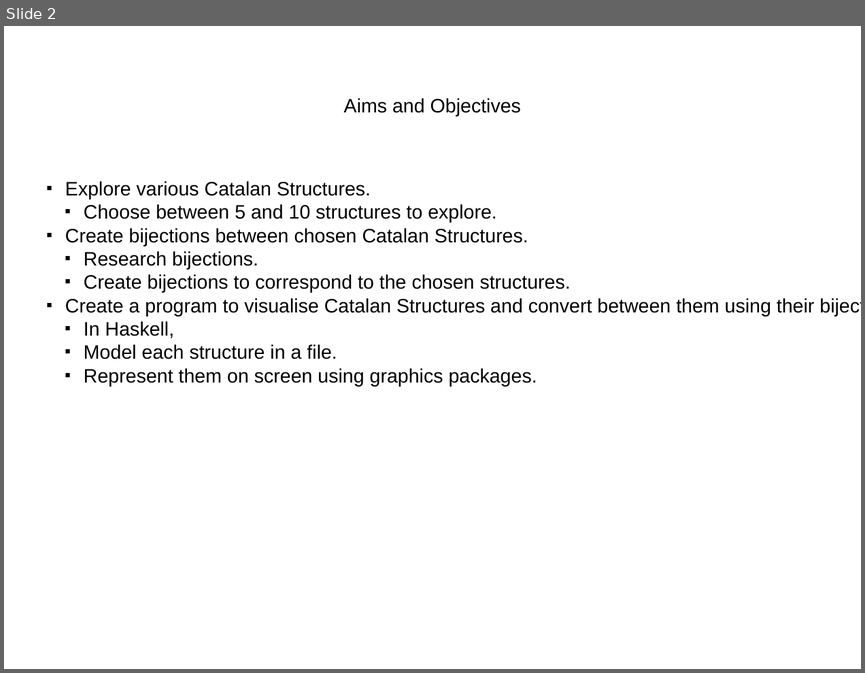
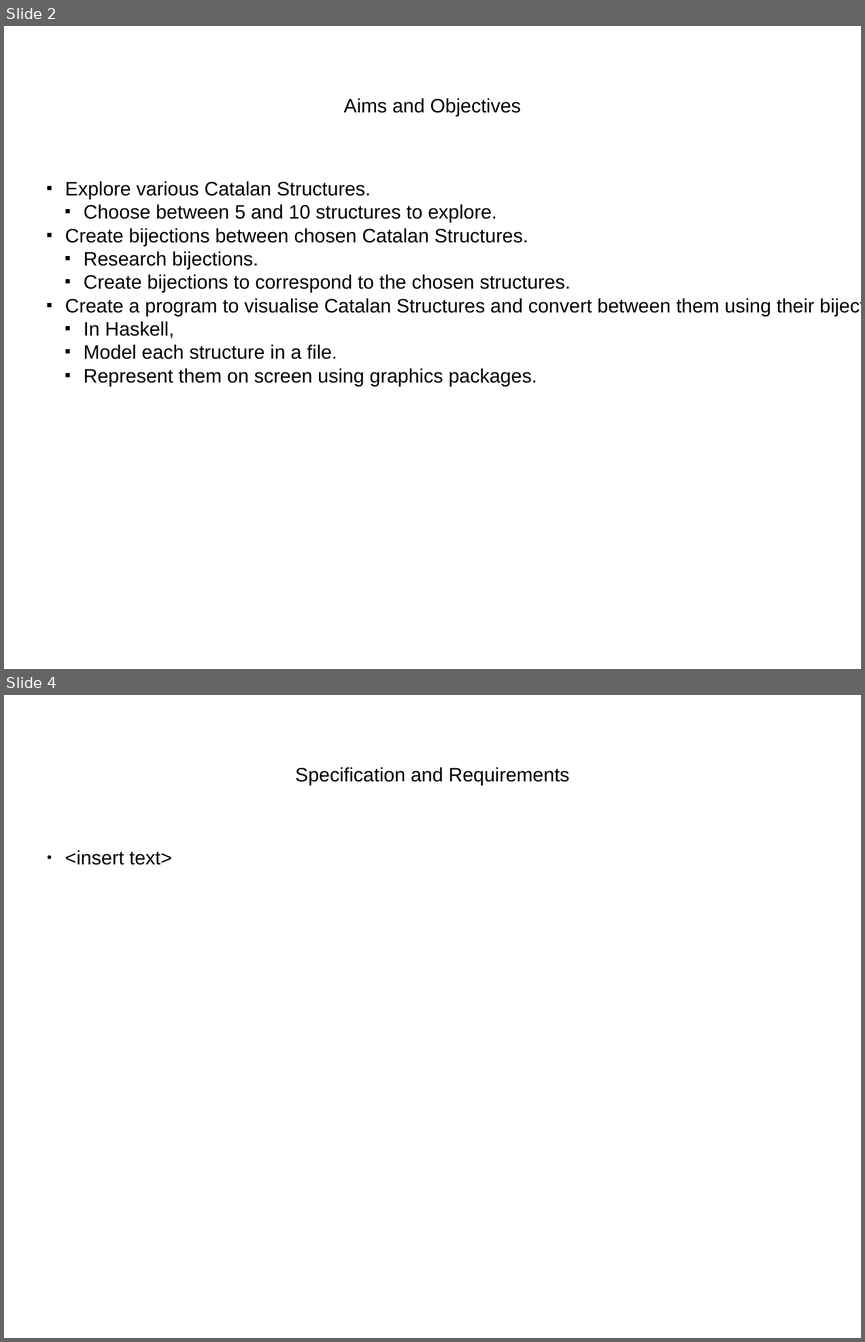
Before and after one commit to patons02/catalan-structures, a slide deck: posterPresentation/posterPresentation.pptx. Shown one above the other, each under a label of ours: slide 2 before the commit, slides 2 and 4 after it; the slides between them are not shown. The pictures are 865x673 and 865x1342 pixels, drawn with LibreOffice and Linux fonts; fonts in the diff are those of the drawing. Boxes give left, top, right and bottom in pixels: in the first picture for what was removed or moved away, otherwise in the second. Text is boxed around its words. In the diff, an @@ line names an element or a change of style, - is before the commit and + after.

```diff
--- a/posterPresentation/posterPresentation.pptx
+++ b/posterPresentation/posterPresentation.pptx
@@ slide 4 added at box(4, 695, 861, 1338), background #FFFFFF @@
@@ text added at box(295, 767, 570, 785), 18 pt, text #000000 @@
+Specification and Requirements
@@ text added at box(65, 850, 172, 865), 18 pt, text #000000 @@
+● <insert text>
```
Also in this commit, not shown: 7 other slides added.
